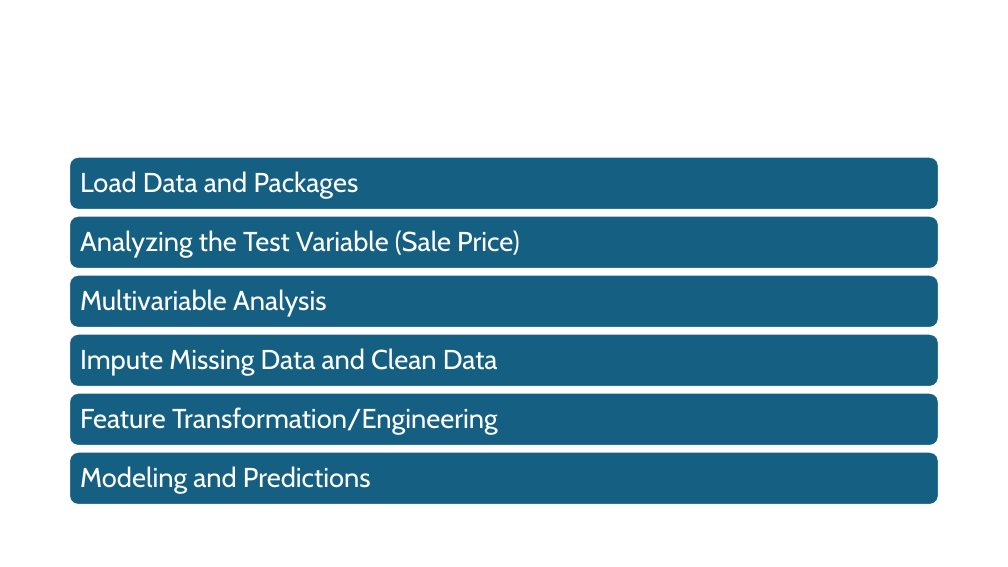
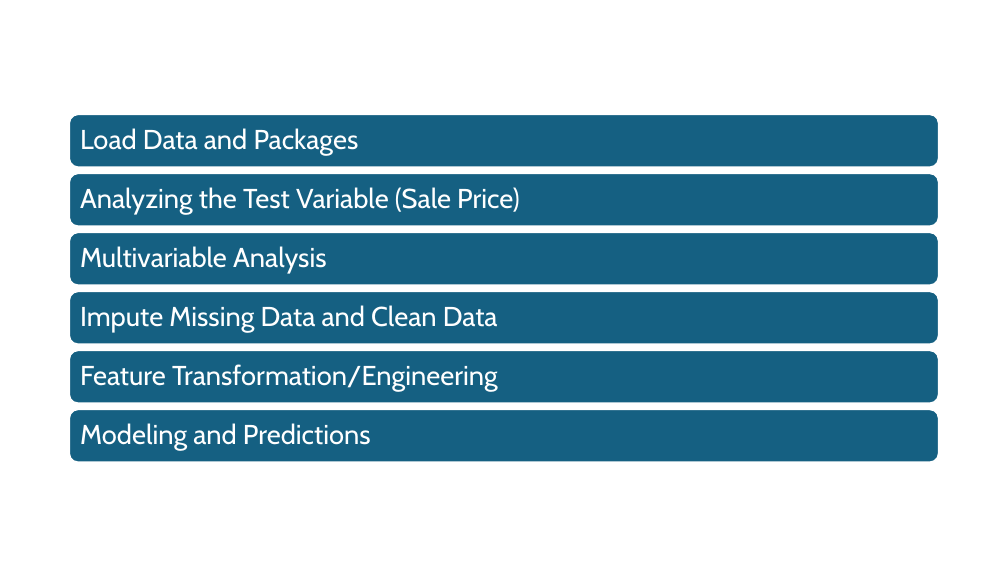
Before and after one commit to AnsarMuhammadAt10Pearls/Intro_To_AI_Course, a slide deck: slide 2 of _week4_Kaggle Dataset-predicting house prices.pptx. Drawn at 1008x567 pixels with LibreOffice and Linux fonts; fonts in the diff are those of the drawing. Boxes give left, top, right and bottom in pixels: in the first picture for what was removed or moved away, otherwise in the second. Text is boxed around its words. In the diff, an @@ line names an element or a change of style, - is before the commit and + after.

```diff
--- a/_week4_Kaggle Dataset-predicting house prices.pptx
+++ b/_week4_Kaggle Dataset-predicting house prices.pptx
@@ rounded rectangle: place and size @@
-rounded rectangle at (70, 452, 939, 505)
+rounded rectangle at (70, 114, 939, 167)
@@ 4 texts: place and size @@
-4 texts at (80, 171, 520, 375)
+4 texts at (80, 128, 520, 332)
@@ text "Feature Transformation/Engineering": place and size @@
-text "Feature Transformation/Engineering" at (80, 407, 498, 434)
+text "Feature Transformation/Engineering" at (80, 364, 498, 391)
@@ 5 rounded rectangles: place and size @@
-5 rounded rectangles at (70, 157, 939, 446)
+5 rounded rectangles at (70, 173, 939, 463)
@@ text "Modeling and Predictions": place and size @@
-text "Modeling and Predictions" at (80, 466, 371, 493)
+text "Modeling and Predictions" at (80, 423, 371, 450)
```
Also in this commit, not shown: 8 other slides changed, 3 slides added, 2 slides removed.
